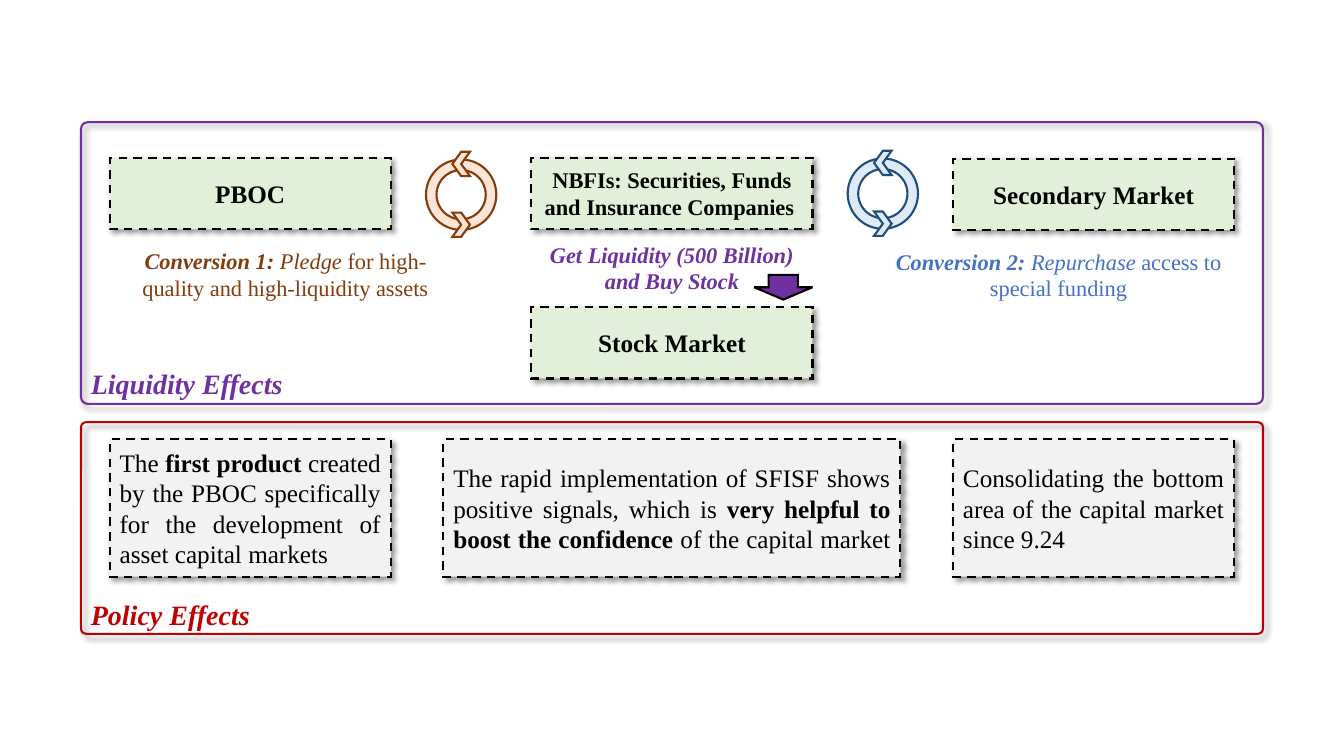
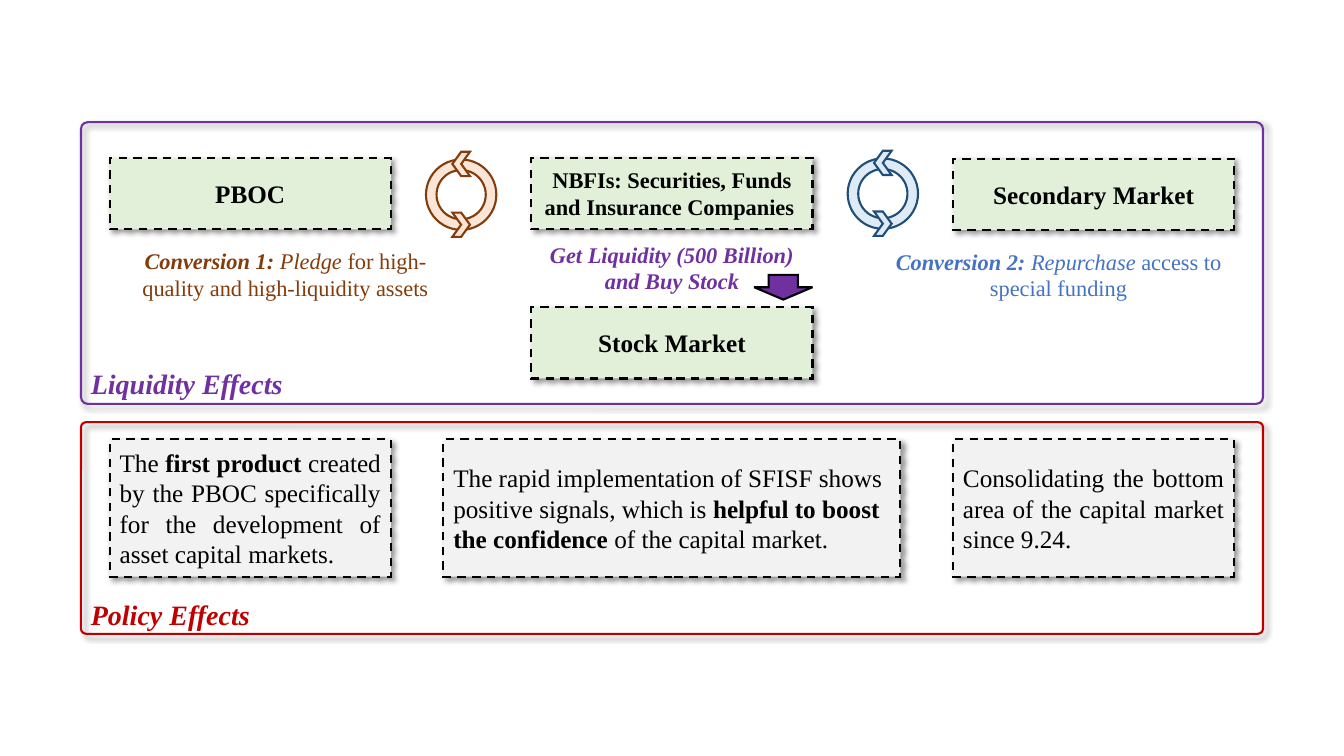
Before and after one commit to KarryRen/FMIC, a slide deck: slide 3 of HomeWorks/homework1/images.pptx. Drawn at 1344x756 pixels with LibreOffice and Linux fonts; fonts in the diff are those of the drawing. Boxes give left, top, right and bottom in pixels: in the first picture for what was removed or moved away, otherwise in the second. Text is boxed around its words. In the diff, an @@ line names an element or a change of style, - is before the commit and + after.

```diff
--- a/HomeWorks/homework1/images.pptx
+++ b/HomeWorks/homework1/images.pptx
@@ text in rectangle at <box>120,454,381,569</box>: text changed @@
-The first product created by the PBOC specifically for the development of asset capital markets
+The first product created by the PBOC specifically for the development of asset capital markets.
@@ text in rectangle at <box>453,469,882,554</box>: text changed @@
-The rapid implementation of SFISF shows positive signals, which is very helpful to boost the confidence of the capital market
+The rapid implementation of SFISF shows positive signals, which is helpful to boost the confidence of the capital market.
@@ text in rectangle at <box>963,469,1224,549</box>: text changed @@
-Consolidating the bottom area of the capital market since 9.24
+Consolidating the bottom area of the capital market since 9.24.
```
Also in this commit, not shown: 2 other files.
